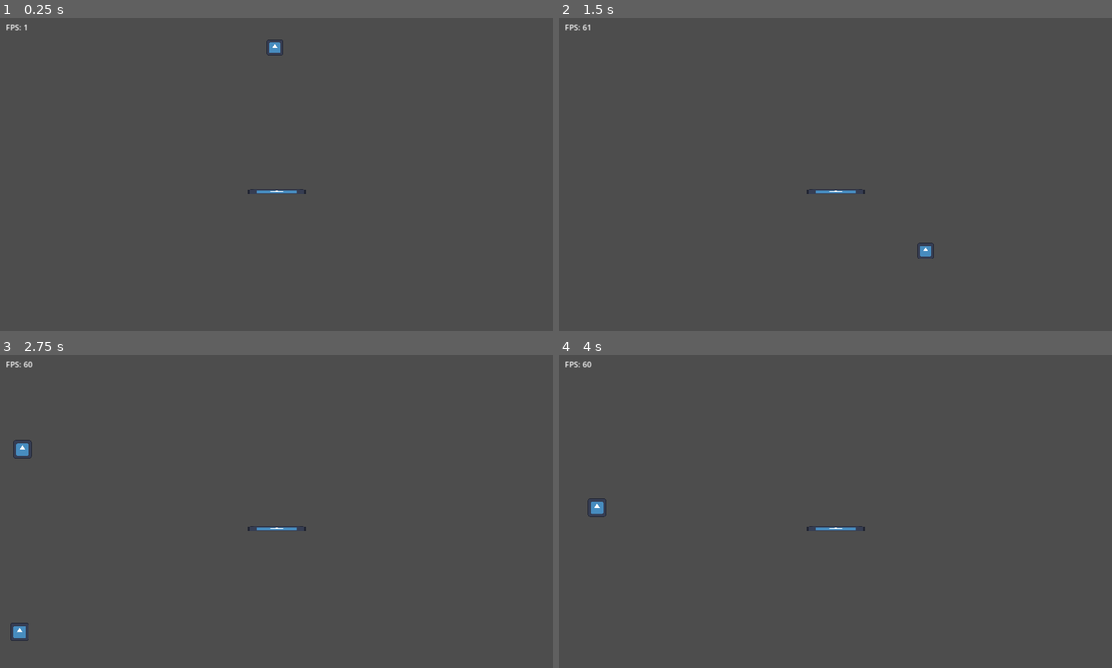
Above: before the commit, frames 1-4 (two rows, left to right).
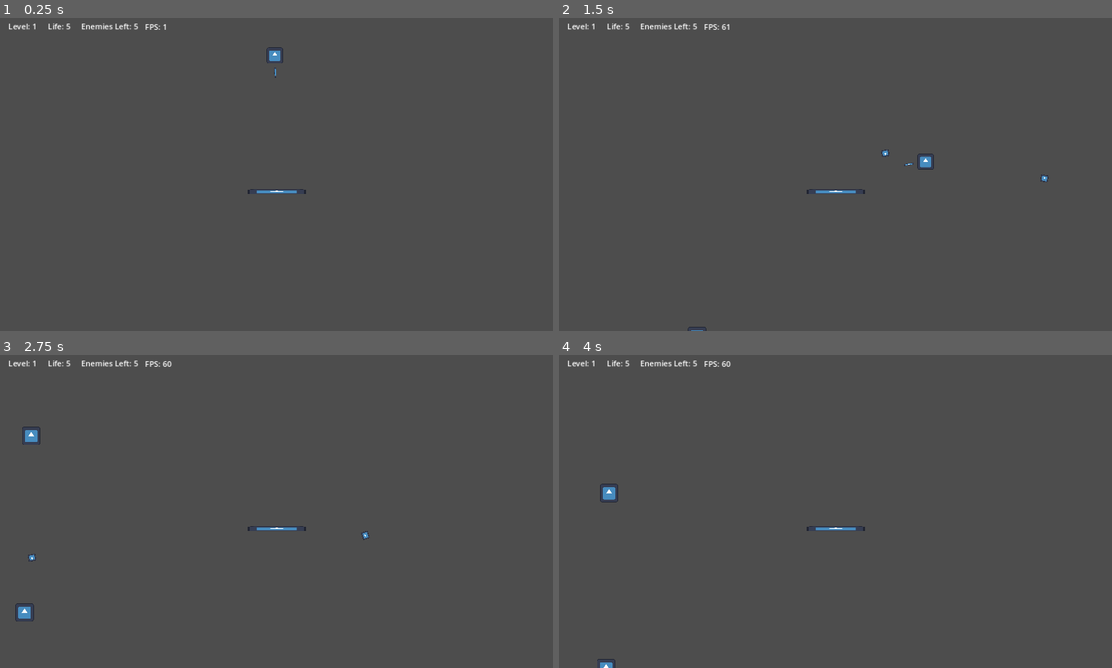
Above: after the commit, the same moments.

Repository: pengpa0012/2d-platform-shooter-jump
Game: Godot game, scene res://scene/main.tscn
The game is run twice, just before and just after one commit, with the same random seed, the same clock (stepped at 60 frames per second) and the same inputs. The engine's default icon, where the game draws it, is replaced by a stand-in: a white triangle on a blue panel in a dark square.
Inputs (mouse positions are in pixels of both pictures, inside the frame that each line leads up to):
- Up to frame 1 (0.25 s): no input
- Up to frame 2 (1.5 s): tap Enter (ui_accept) at 0.5, 0.77 s; move the mouse to (957, 158) at 0.52 s; hold Right (ui_right) from 0.53 s (still down); click (957, 158) at 0.6 s; move the mouse to (724, 190) at 1.27 s; click (724, 190) at 1.35 s
- Up to frame 3 (2.75 s): tap Enter (ui_accept) at 1.52 s; move the mouse to (331, 442) at 2.02 s; release Right (ui_right) at 2.03 s; hold Left (ui_left) from 2.03 s (still down); click (331, 442) at 2.1 s
- Up to frame 4 (4 s): move the mouse to (807, 574) at 2.77 s; release Left (ui_left) at 2.78 s; hold Right (ui_right) from 2.78 s (still down); click (807, 574) at 2.85 s; tap Enter (ui_accept) at 3.02, 3.77 s; move the mouse to (1006, 558) at 3.52 s; click (1006, 558) at 3.6 s

The runs differ from the first frame. In frame 1, 0.4% of the frame differs, in the area x 1-52%, y 1-20%; in frame 2, 0.5%; in frame 3, 0.8%, in the area x 1-67%, y 1-92%; in frame 4, 0.6%.

Commit message:
added enemy, player aim/shoot, initial UI

Diff:
--- a/floor.gd
+++ b/floor.gd
@@ -4,7 +4,7 @@
 
 func _physics_process(delta):
 	# maybe change this in the future
-	if player.global_position.y > global_position.y:
+	if (player.global_position.y + 5) > global_position.y:
 		$CollisionShape2D.disabled = true
 	else:
 		$CollisionShape2D.disabled = false
--- a/project.godot
+++ b/project.godot
@@ -37,3 +37,8 @@
 , Object(InputEventKey,"resource_local_to_scene":false,"resource_name":"","device":-1,"window_id":0,"alt_pressed":false,"shift_pressed":false,"ctrl_pressed":false,"meta_pressed":false,"pressed":false,"keycode":0,"physical_keycode":68,"key_label":0,"unicode":100,"echo":false,"script":null)
 ]
 }
+shoot={
+"deadzone": 0.5,
+"events": [Object(InputEventMouseButton,"resource_local_to_scene":false,"resource_name":"","device":-1,"window_id":0,"alt_pressed":false,"shift_pressed":false,"ctrl_pressed":false,"meta_pressed":false,"button_mask":1,"position":Vector2(220, 13),"global_position":Vector2(224, 54),"factor":1.0,"button_index":1,"canceled":false,"pressed":true,"double_click":false,"script":null)
+]
+}
--- /dev/null
+++ b/scene/bullet.tscn
@@ -0,0 +1,24 @@
+[gd_scene load_steps=4 format=3 uid="uid://dfmi10wioklai"]
+
+[ext_resource type="Texture2D" uid="uid://8atr7krsfqs1" path="res://icon.svg" id="1_mu4pm"]
+[ext_resource type="Script" path="res://script/bullet.gd" id="1_sdgjh"]
+
+[sub_resource type="RectangleShape2D" id="RectangleShape2D_qp4ak"]
+size = Vector2(56.8889, 58.1818)
+
+[node name="bullet" type="Area2D"]
+script = ExtResource("1_sdgjh")
+
+[node name="Icon" type="Sprite2D" parent="."]
+position = Vector2(-9.53674e-07, -9.53674e-07)
+scale = Vector2(0.125, 0.114583)
+texture = ExtResource("1_mu4pm")
+
+[node name="CollisionShape2D" type="CollisionShape2D" parent="."]
+scale = Vector2(0.28125, 0.257813)
+shape = SubResource("RectangleShape2D_qp4ak")
+
+[node name="VisibleOnScreenNotifier2D" type="VisibleOnScreenNotifier2D" parent="."]
+
+[connection signal="area_entered" from="." to="." method="_on_area_entered"]
+[connection signal="screen_exited" from="VisibleOnScreenNotifier2D" to="." method="_on_visible_on_screen_notifier_2d_screen_exited"]
--- a/scene/enemy.gd
+++ b/scene/enemy.gd
@@ -5,3 +5,8 @@
 	if is_instance_valid(player):
 		velocity = position.direction_to(player.position) * 100
 		move_and_slide()
+
+
+func _on_enemy_hurtbox_area_entered(area):
+	if area.name != "enemy_hurtbox":
+		queue_free()
--- a/scene/enemy.tscn
+++ b/scene/enemy.tscn
@@ -6,10 +6,12 @@
 [sub_resource type="RectangleShape2D" id="RectangleShape2D_wqrs8"]
 size = Vector2(38, 38)
 
-[sub_resource type="RectangleShape2D" id="RectangleShape2D_51qnr"]
+[sub_resource type="RectangleShape2D" id="RectangleShape2D_230ms"]
 size = Vector2(40, 40)
 
 [node name="enemy" type="CharacterBody2D"]
+collision_layer = 2
+collision_mask = 2
 script = ExtResource("1_vngtd")
 
 [node name="Icon" type="Sprite2D" parent="."]
@@ -19,8 +21,10 @@
 [node name="CollisionShape2D" type="CollisionShape2D" parent="."]
 shape = SubResource("RectangleShape2D_wqrs8")
 
-[node name="hurtbox" type="Area2D" parent="."]
+[node name="enemy_hurtbox" type="Area2D" parent="."]
 
-[node name="CollisionShape2D" type="CollisionShape2D" parent="hurtbox"]
-shape = SubResource("RectangleShape2D_51qnr")
-debug_color = Color(0.995079, 0, 0.211465, 0.42)
+[node name="CollisionShape2D" type="CollisionShape2D" parent="enemy_hurtbox"]
+shape = SubResource("RectangleShape2D_230ms")
+debug_color = Color(1, 0.00647609, 0.0545903, 0.42)
+
+[connection signal="area_entered" from="enemy_hurtbox" to="." method="_on_enemy_hurtbox_area_entered"]
--- a/scene/main.tscn
+++ b/scene/main.tscn
@@ -11,11 +11,60 @@
 [node name="player" parent="." instance=ExtResource("1_fxwdp")]
 position = Vector2(569, 45)
 
-[node name="fps" type="Label" parent="."]
+[node name="UI" type="Control" parent="."]
+layout_mode = 3
+anchors_preset = 0
 offset_left = 12.0
 offset_top = 8.0
 offset_right = 52.0
-offset_bottom = 31.0
+offset_bottom = 48.0
+
+[node name="level" type="Label" parent="UI"]
+layout_mode = 1
+anchors_preset = -1
+anchor_left = 0.125
+anchor_top = -0.05
+anchor_right = 0.575
+anchor_bottom = -0.05
+offset_right = 40.0
+offset_bottom = 23.0
+text = "Level: 1"
+metadata/_edit_use_anchors_ = true
+
+[node name="life" type="Label" parent="UI"]
+layout_mode = 1
+anchors_preset = -1
+anchor_left = 2.175
+anchor_top = -0.05
+anchor_right = 2.325
+anchor_bottom = -0.05
+offset_right = 40.0
+offset_bottom = 23.0
+text = "Life: 5"
+metadata/_edit_use_anchors_ = true
+
+[node name="enemy_counter" type="Label" parent="UI"]
+layout_mode = 1
+anchors_preset = -1
+anchor_left = 3.9
+anchor_top = -0.05
+anchor_right = 5.825
+anchor_bottom = -0.05
+offset_right = 40.0
+offset_bottom = 23.0
+text = "Enemies Left: 5"
+metadata/_edit_use_anchors_ = true
+
+[node name="fps" type="Label" parent="UI"]
+layout_mode = 1
+anchors_preset = -1
+anchor_left = 7.2
+anchor_top = -0.025
+anchor_right = 7.2
+anchor_bottom = -0.025
+offset_right = 40.0
+offset_bottom = 23.0
+text = "FPS"
 metadata/_edit_use_anchors_ = true
 
 [node name="floor" parent="." instance=ExtResource("2_cpby6")]
--- a/scene/player.tscn
+++ b/scene/player.tscn
@@ -10,10 +10,17 @@
 script = ExtResource("1_heklc")
 
 [node name="Icon" type="Sprite2D" parent="."]
-position = Vector2(0, -16.5)
+position = Vector2(0, -1.90735e-06)
 scale = Vector2(0.265625, 0.257813)
 texture = ExtResource("1_ma6y4")
 
 [node name="CollisionShape2D" type="CollisionShape2D" parent="."]
-position = Vector2(0, -16.5)
 shape = SubResource("RectangleShape2D_tt2c4")
+
+[node name="aim" type="Marker2D" parent="."]
+rotation = 6.28319
+
+[node name="Icon" type="Sprite2D" parent="aim"]
+position = Vector2(35, 5.96046e-08)
+scale = Vector2(0.166016, 0.03125)
+texture = ExtResource("1_ma6y4")
--- /dev/null
+++ b/script/bullet.gd
@@ -0,0 +1,16 @@
+extends Area2D
+
+var SPEED = 500
+
+func _physics_process(delta):
+	position += transform.x * SPEED * delta
+
+
+
+func _on_area_entered(area):
+	if area.name == "enemy_hurtbox":
+		queue_free()
+
+
+func _on_visible_on_screen_notifier_2d_screen_exited():
+	queue_free()
--- a/script/main.gd
+++ b/script/main.gd
@@ -1,4 +1,6 @@
 extends Node2D
 
+@onready var fpsUI = get_node("UI/fps")
+
 func _process(delta: float) -> void:
-	$fps.set_text("FPS: %d" % Engine.get_frames_per_second())
+	fpsUI.set_text("FPS: %d" % Engine.get_frames_per_second())
--- a/script/player.gd
+++ b/script/player.gd
@@ -4,6 +4,7 @@
 const SPEED = 200.0
 const JUMP_VELOCITY = -400.0
 
+@export var bullet_scene: PackedScene = preload("res://scene/bullet.tscn")
 # Get the gravity from the project settings to be synced with RigidBody nodes.
 var gravity = ProjectSettings.get_setting("physics/2d/default_gravity")
 
@@ -12,6 +13,13 @@
 	# Add the gravity.
 	if not is_on_floor():
 		velocity.y += gravity * delta
+
+	# rotate aim based on mouse
+	$aim.look_at(get_global_mouse_position())
+
+	# shoot
+	if Input.is_action_just_pressed("shoot"):
+		shoot()
 
 	# Handle jump.
 	if Input.is_action_just_pressed("ui_accept") and is_on_floor():
@@ -26,3 +34,9 @@
 		velocity.x = move_toward(velocity.x, 0, SPEED)
 
 	move_and_slide()
+
+func shoot():
+	var bullet = bullet_scene.instantiate() as Area2D
+	bullet.global_position = $aim.global_position
+	bullet.rotation = $aim.rotation
+	get_parent().add_child(bullet)
